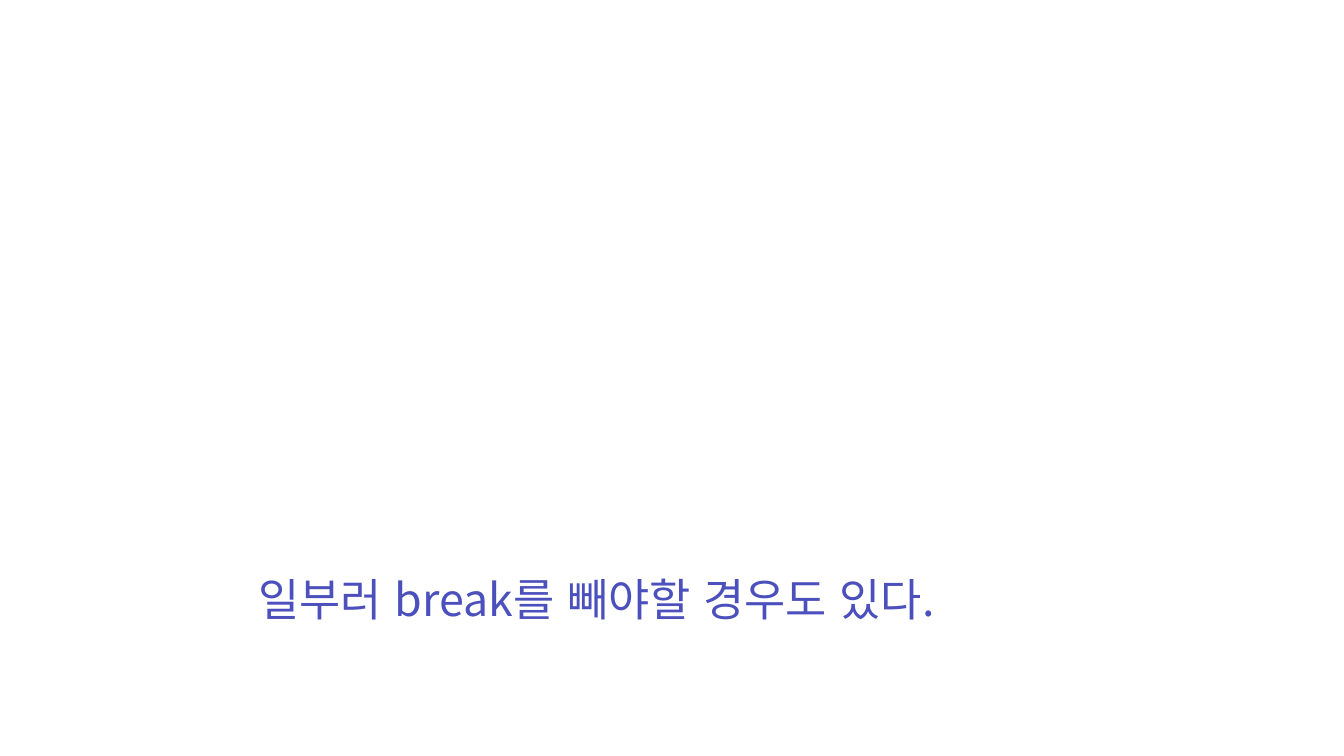
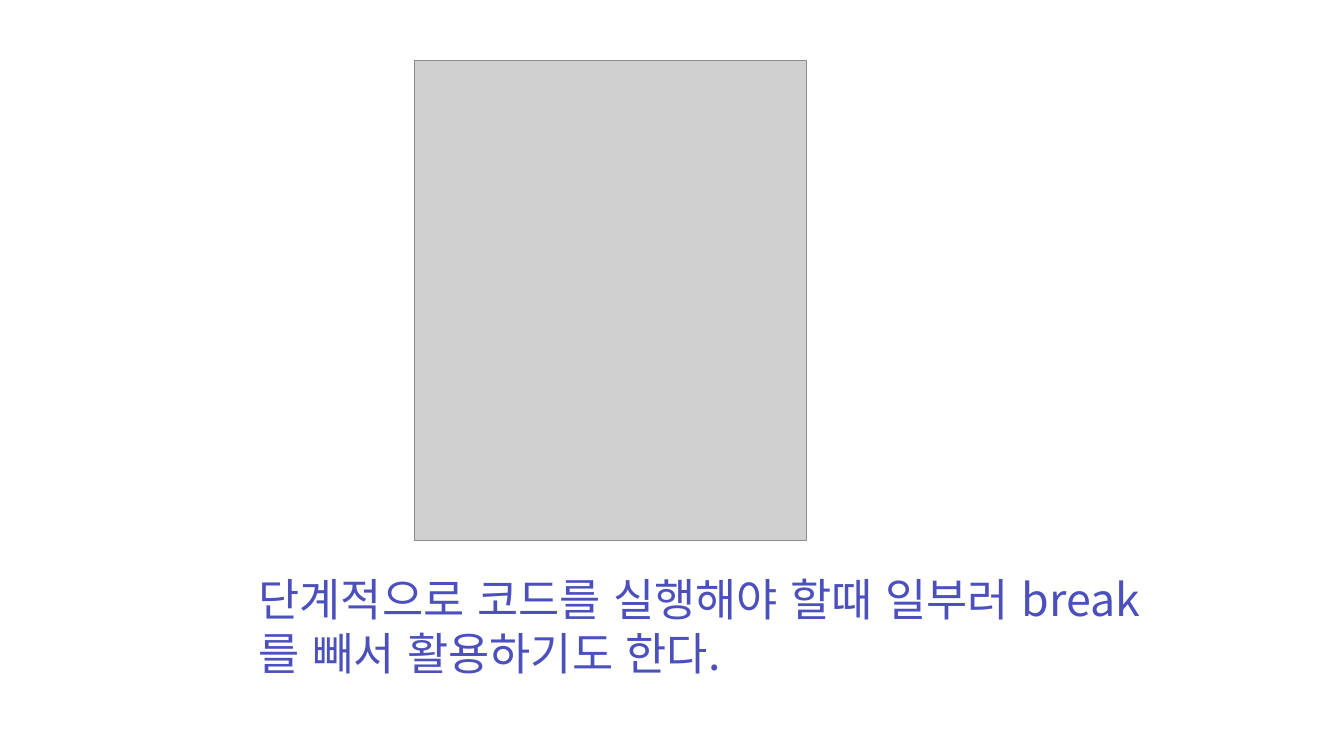
Before and after one commit to zest132/JavaLecture, a slide deck: slide 21 of JavaLecture/LectureFile/java 3강.pptx (slide 18 before the commit). Drawn at 1344x756 pixels with LibreOffice and Linux fonts; fonts in the diff are those of the drawing; grey boxes stand for pictures. Boxes give left, top, right and bottom in pixels: in the first picture for what was removed or moved away, otherwise in the second. Text is boxed around its words. In the diff, an @@ line names an element or a change of style, - is before the commit and + after.

```diff
--- a/JavaLecture/LectureFile/java 3강.pptx
+++ b/JavaLecture/LectureFile/java 3강.pptx
@@ picture added at bbox=[415, 60, 806, 540] @@
@@ text at bbox=[259, 578, 1010, 674]: text changed @@
-일부러 break를 빼야할 경우도 있다.
+단계적으로 코드를 실행해야 할때 일부러 break를 빼서 활용하기도 한다.
```
Also in this commit, not shown: 3 other slides changed, 6 slides added, 29 slides removed, 3 other files.
